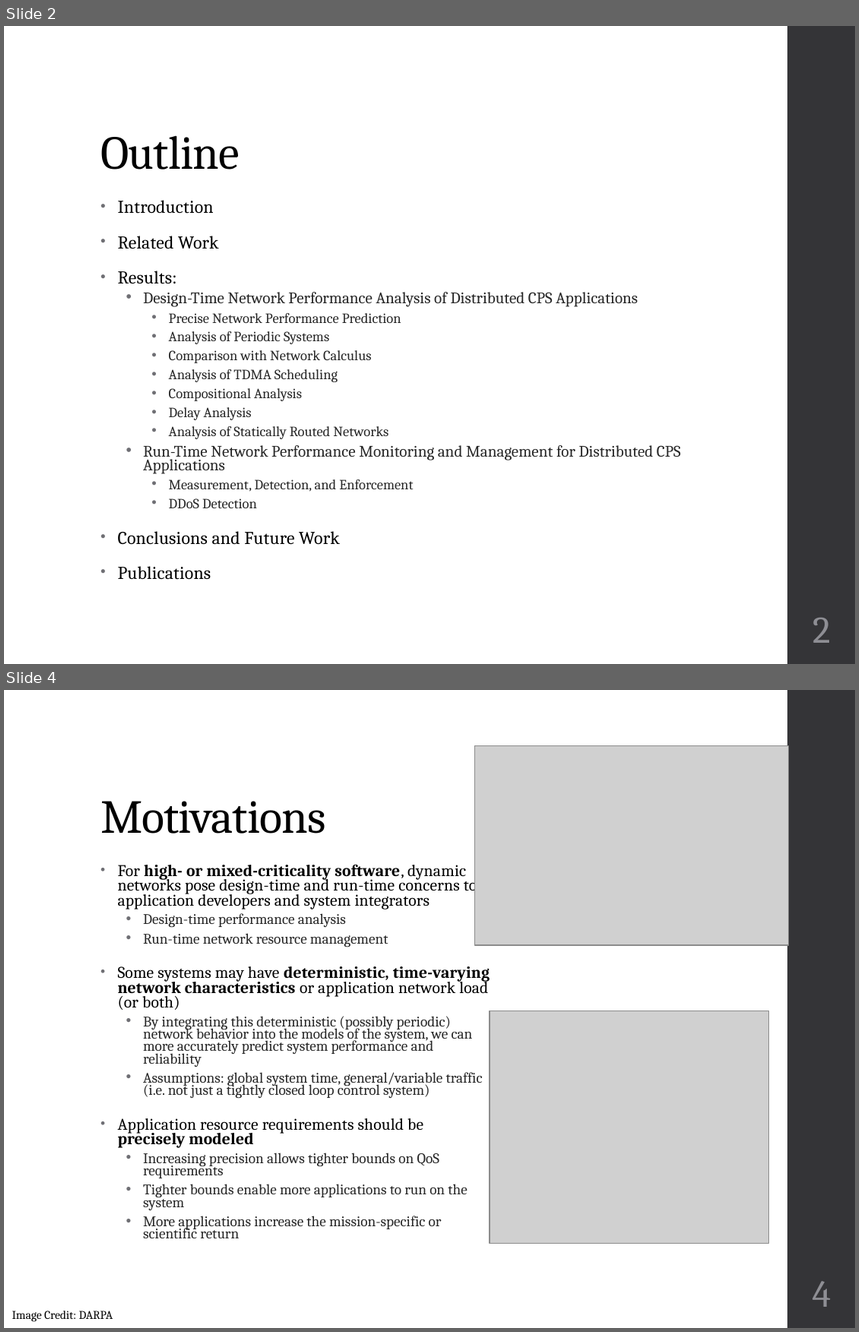
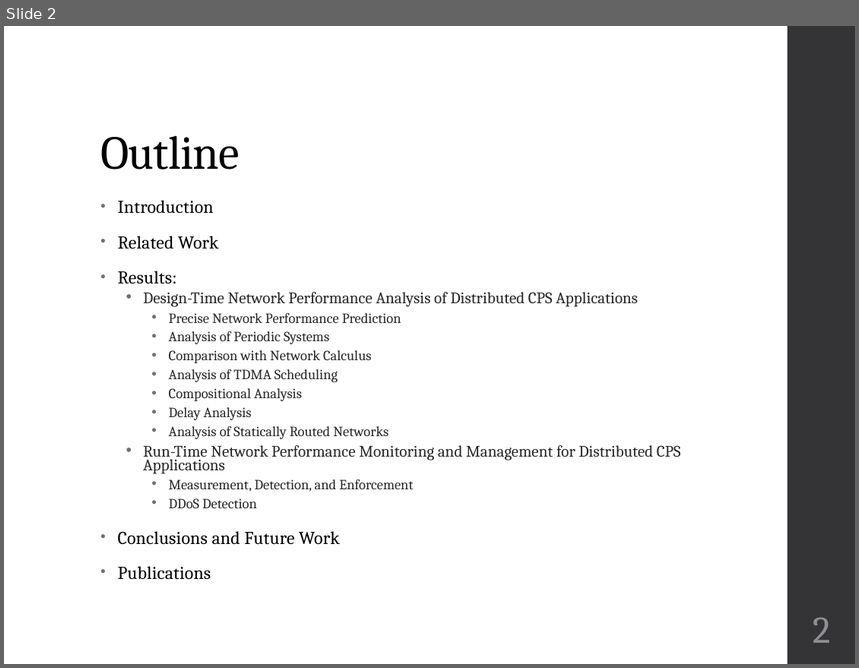
Before and after one commit to finger563/cbsat, a slide deck: thesis/Defense.pptx. Shown one above the other, each under a label of ours: slides 2 and 4 before the commit, slide 2 after it; the slides between them are not shown. The pictures are 859x1332 and 859x668 pixels, drawn with LibreOffice and Linux fonts; fonts in the diff are those of the drawing; grey boxes stand for pictures. Boxes give left, top, right and bottom in pixels: in the first picture for what was removed or moved away, otherwise in the second. Text is boxed around its words. In the diff, an @@ line names an element or a change of style, - is before the commit and + after.

```diff
--- a/thesis/Defense.pptx
+++ b/thesis/Defense.pptx
@@ slide 4 removed at (4, 690, 855, 1328), background #FFFFFF; not listed: 1 template element that a slide beside it also shows @@
@@ picture removed at (474, 746, 789, 945) @@
@@ title removed at (101, 801, 326, 834) @@
-Motivations
@@ text removed at (118, 864, 490, 1239) @@
-• For high- or mixed-criticality software, dynamic networks pose design-time and run-time concerns to application developers and system integrators
-  • Design-time performance analysis
-  • Run-time network resource management
-• Some systems may have deterministic, time-varying network characteristics or application network load (or both)
-  • By integrating this deterministic (possibly periodic) network behavior into the models of the system, we can more accurately predict system performance and reliability
-  • Assumptions: global system time, general/variable traffic (i.e. not just a tightly closed loop control system)
-• Application resource requirements should be precisely modeled
-  • Increasing precision allows tighter bounds on QoS requirements
-  • Tighter bounds enable more applications to run on the system
-  • More applications increase the mission-specific or scientific return
@@ picture removed at (490, 1011, 769, 1243) @@
@@ page number removed at (813, 1281, 831, 1307) @@
-4
@@ text removed at (12, 1311, 113, 1322) @@
-Image Credit: DARPA
```
Also in this commit, not shown: 3 slides changed, 6 other slides removed.
